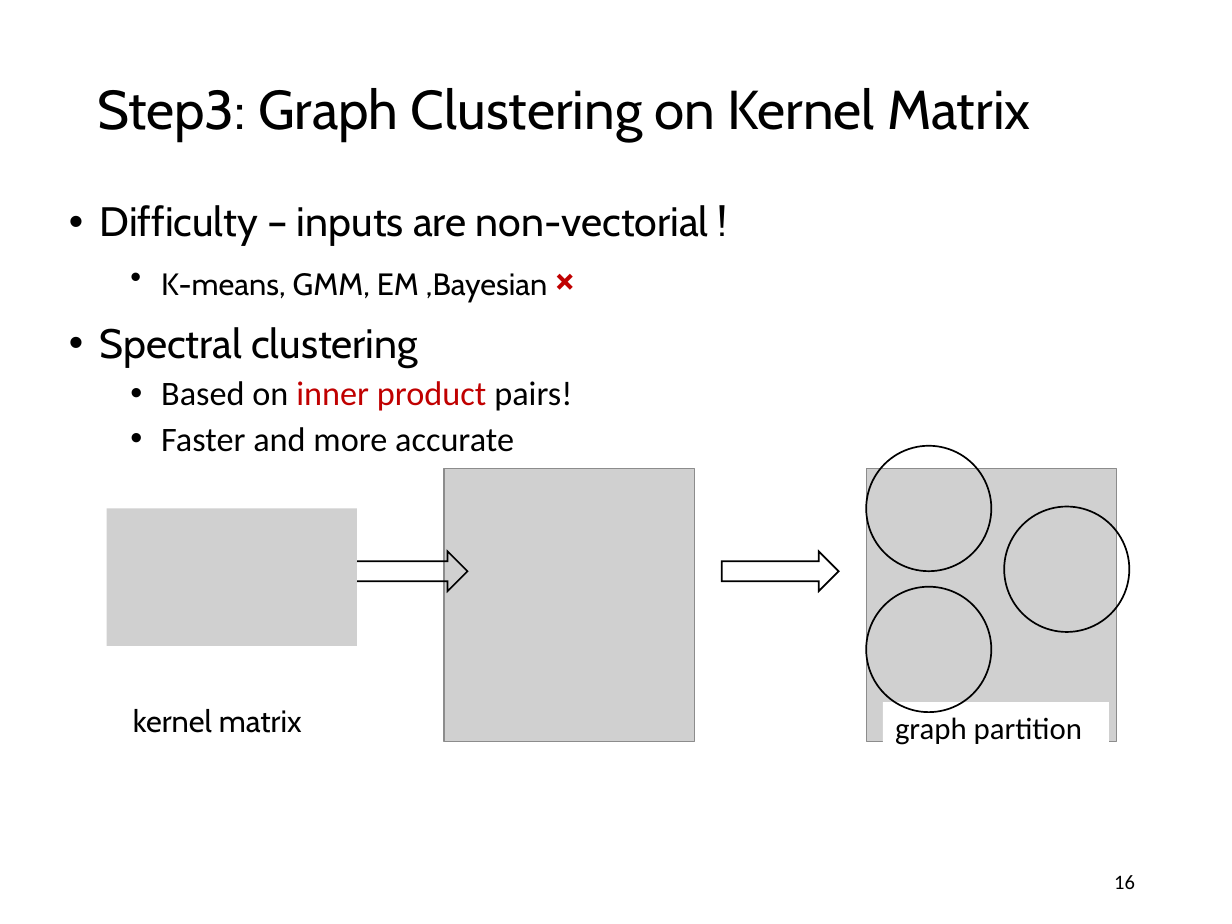
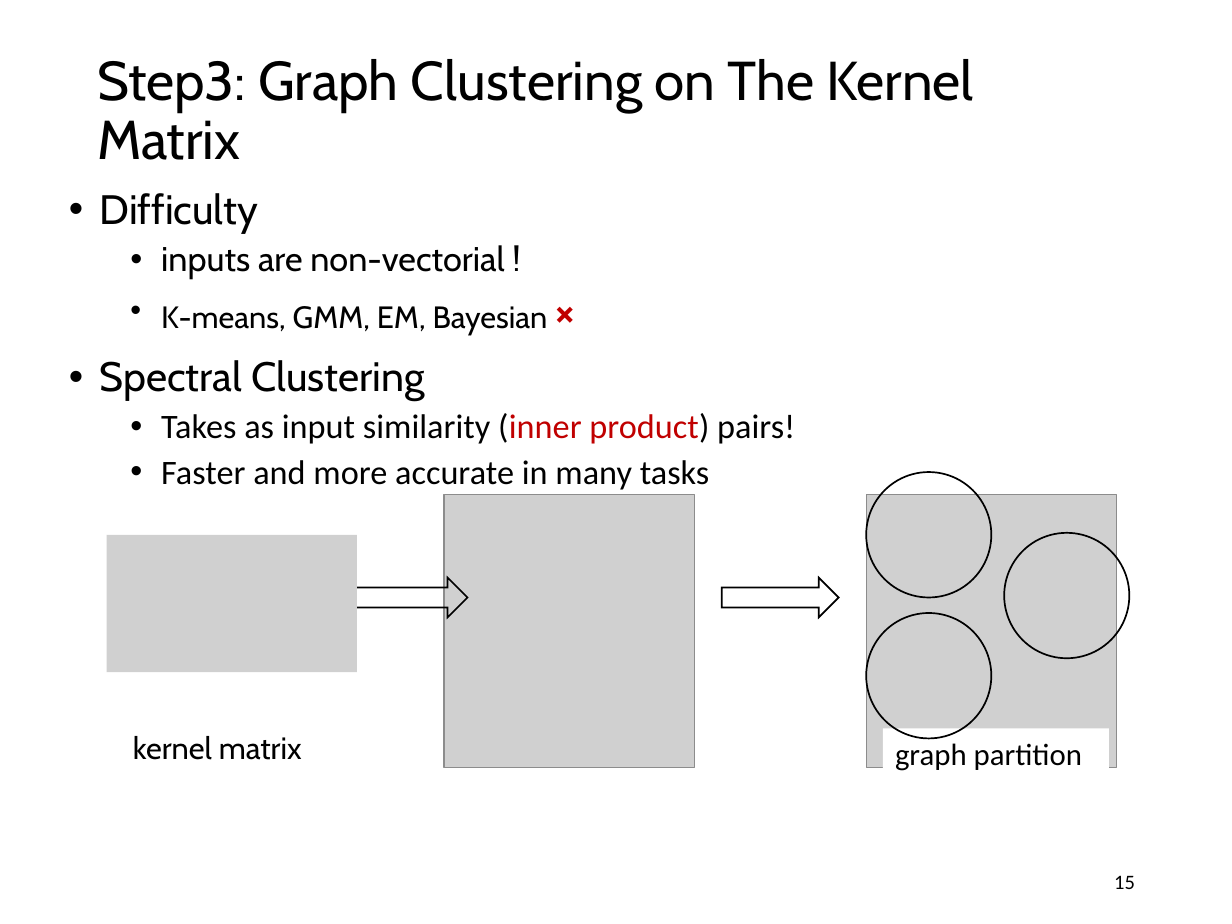
Before and after one commit to guxd/guxd.github.io, a slide deck: slide 15 of papers/slides/codekernel.pptx (slide 16 before the commit). Drawn at 1232x924 pixels with LibreOffice and Linux fonts; fonts in the diff are those of the drawing; grey boxes stand for pictures. Boxes give left, top, right and bottom in pixels: in the first picture for what was removed or moved away, otherwise in the second. Text is boxed around its words. In the diff, an @@ line names an element or a change of style, - is before the commit and + after.

Commit message:
update code kernel slides

```diff
--- a/papers/slides/codekernel.pptx
+++ b/papers/slides/codekernel.pptx
@@ title at box(97, 59, 974, 160): text changed @@
-Step3: Graph Clustering on Kernel Matrix
+Step3: Graph Clustering on The Kernel Matrix
@@ text at box(100, 193, 795, 490): text changed; size 24 to 20 pt @@
-• Difficulty – inputs are non-vectorial !
-  • K-means, GMM, EM ,Bayesian ×
-• Spectral clustering
-  • Based on inner product pairs!
-  • Faster and more accurate
+• Difficulty
+  • inputs are non-vectorial !
+  • K-means, GMM, EM, Bayesian ×
+• Spectral Clustering
+  • Takes as input similarity (inner product) pairs!
+  • Faster and more accurate in many tasks
@@ 3 pictures, 2 right arrows, 2 ellipses, 1 text, 1 rectangle: place and size @@
-3 pictures, 2 right arrows, 2 ellipses, 1 text, 1 rectangle at box(107, 446, 1130, 752)
+3 pictures, 2 right arrows, 2 ellipses, 1 text, 1 rectangle at box(107, 472, 1130, 777)
@@ ellipse: place and size @@
-ellipse at box(866, 586, 992, 712)
+ellipse at box(866, 614, 992, 739)
@@ page number at box(1114, 875, 1135, 889): text changed @@
-16
+15
```
Also in this commit, not shown: 20 other slides changed, 2 slides added, 2 slides removed.
